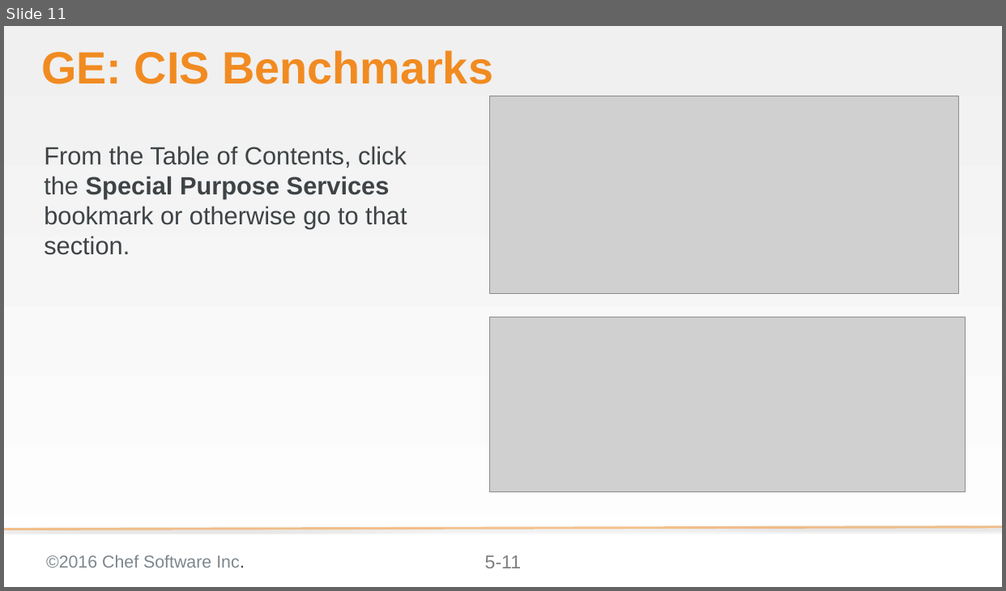
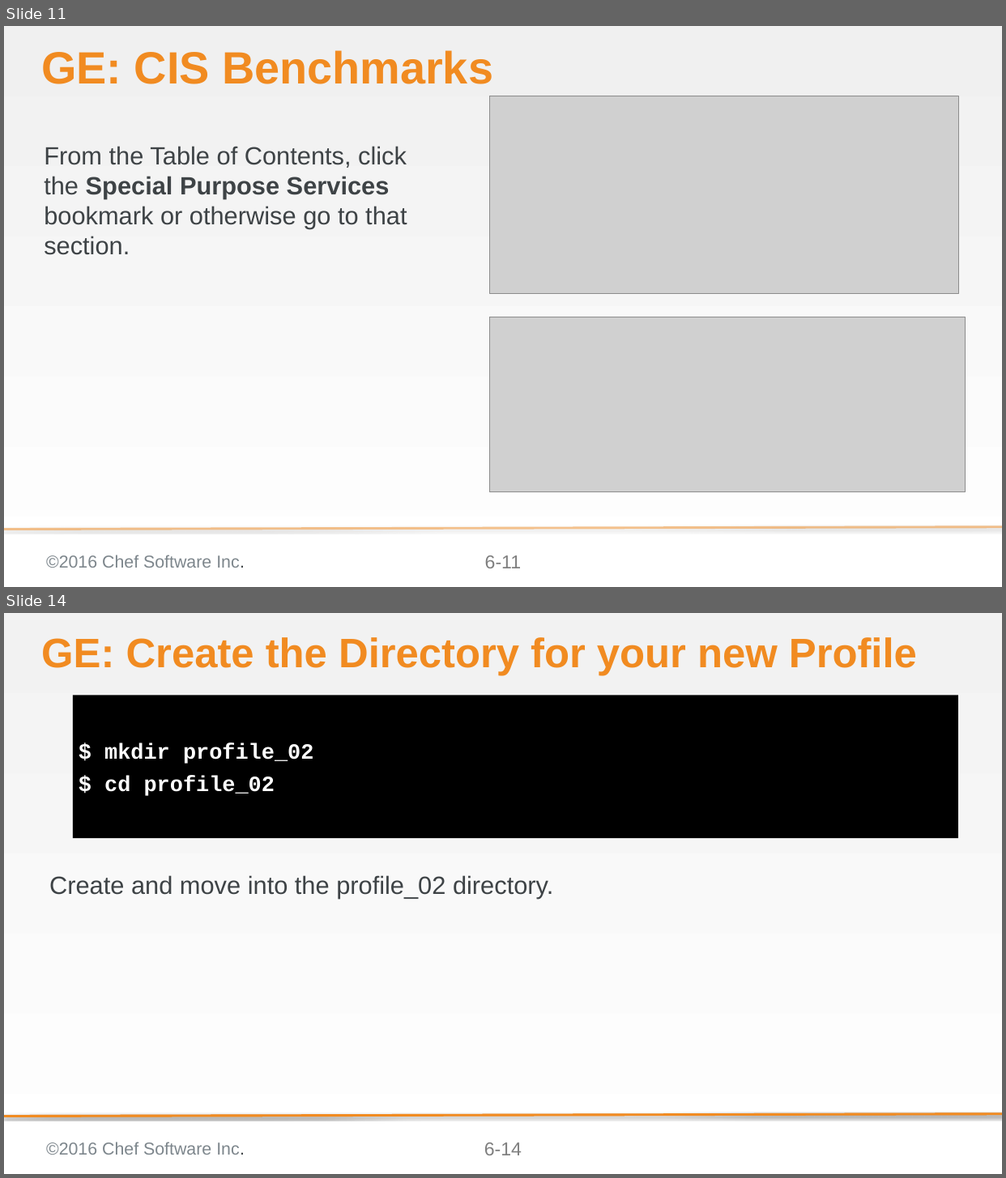
Before and after one commit to bchamby/chef-compliance-installation-configuration-operation, a slide deck: 06-compliance-frameworks-inspec.pptx. Shown one above the other, each under a label of ours: slide 11 before the commit, slides 11 and 14 after it; the slides between them are not shown. The pictures are 1006x591 and 1006x1178 pixels, drawn with LibreOffice and Linux fonts; fonts in the diff are those of the drawing; grey boxes stand for pictures; background and template pictures are left out. Boxes give left, top, right and bottom in pixels: in the first picture for what was removed or moved away, otherwise in the second. Text is boxed around its words. In the diff, an @@ line names an element or a change of style, - is before the commit and + after.

```diff
--- a/06-compliance-frameworks-inspec.pptx
+++ b/06-compliance-frameworks-inspec.pptx
@@ slide 14 added at bbox=[4, 613, 1002, 1174], background gradient #F2F2F2 to #FFFFFF; not listed: 3 template elements that a slide beside it also shows @@
@@ title added at bbox=[41, 637, 917, 675], 52.8 pt, text #F18B21, bold @@
+GE: Create the Directory for your new Profile
@@ text added at bbox=[73, 695, 958, 838], fill #000000, 28 pt, text #FFFFFF, bold @@
+$ mkdir profile_02
+$ cd profile_02
@@ text added at bbox=[49, 875, 553, 899], 32 pt, text #3E4346 @@
+Create and move into the profile_02 directory.
@@ line added from (1002, 1114) to (4, 1117), #F18B21 3 pt @@
@@ page number at bbox=[485, 556, 522, 569]: text changed @@
-5-11
+6-11
```
Also in this commit, not shown: 4 slides changed, 14 other slides added, 7 slides removed.
